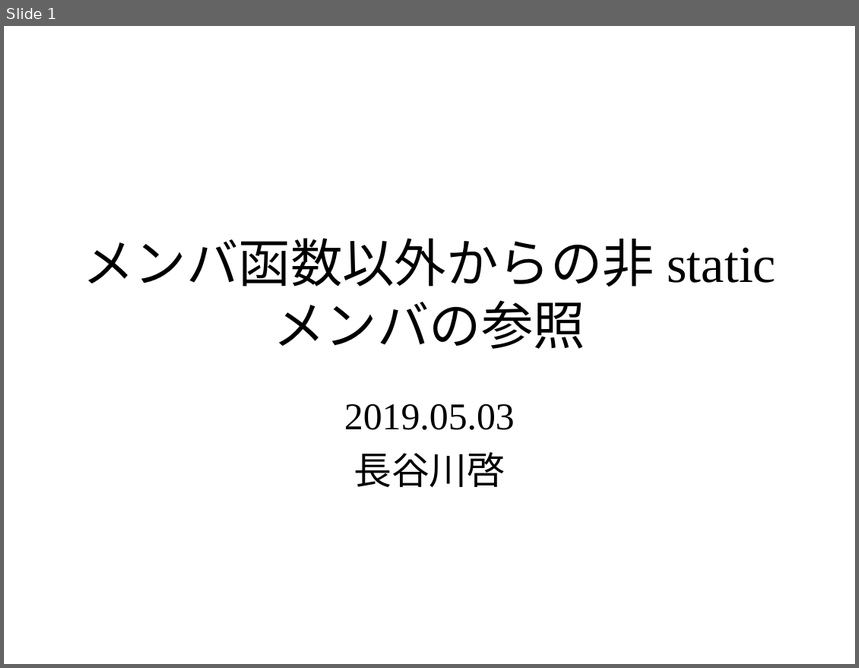
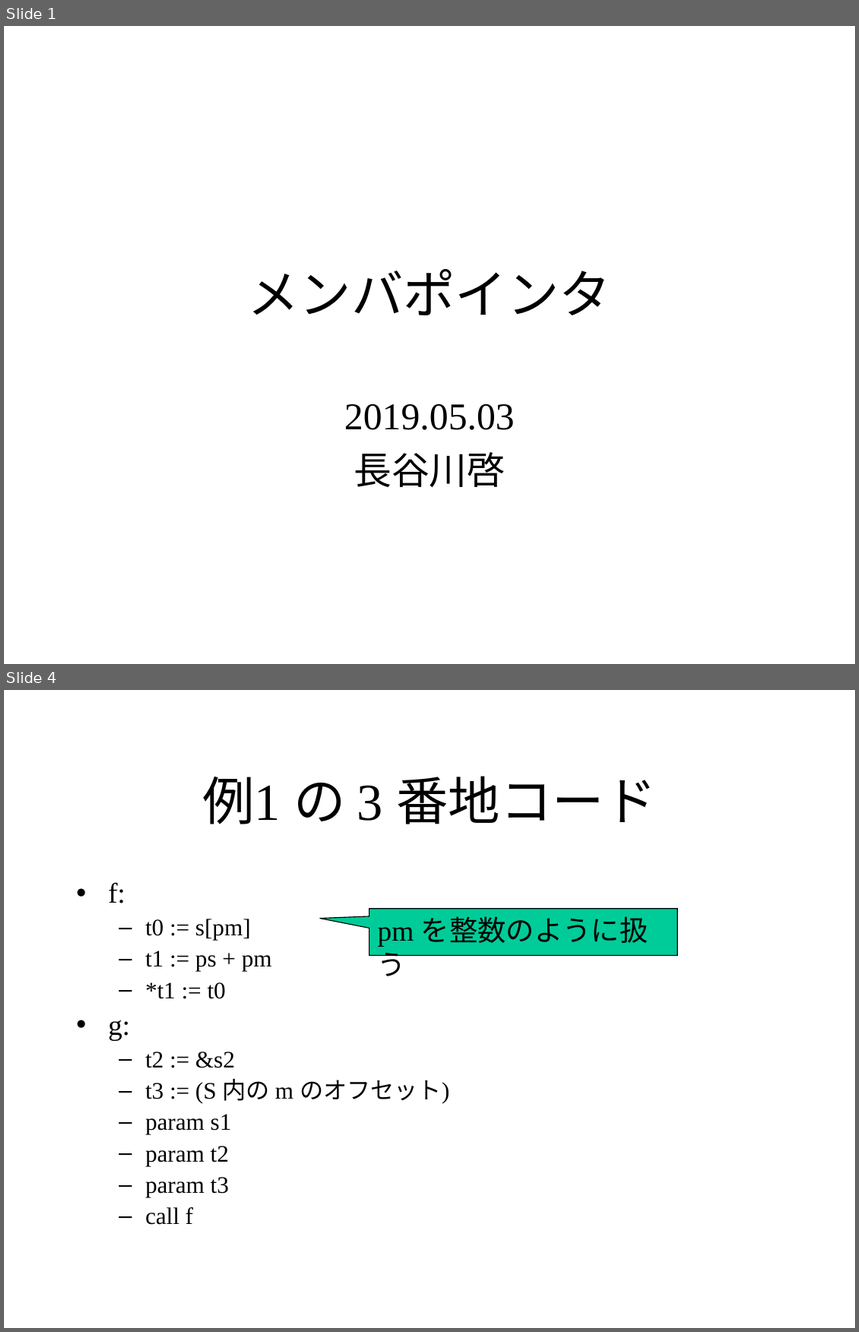
Before and after one commit to KeiHasegawa/cxx_doc, a slide deck: 07_member_pointer.ppt. Shown one above the other, each under a label of ours: slide 1 before the commit, slides 1 and 4 after it; the slides between them are not shown. The pictures are 859x668 and 859x1332 pixels, drawn with LibreOffice and Linux fonts; fonts in the diff are those of the drawing. Boxes give left, top, right and bottom in pixels: in the first picture for what was removed or moved away, otherwise in the second. Text is boxed around its words. In the diff, an @@ line names an element or a change of style, - is before the commit and + after.

```diff
--- a/07_member_pointer.ppt
+++ b/07_member_pointer.ppt
@@ slide 4 added at (x1=4, y1=690, x2=855, y2=1328), background #FFFFFF @@
@@ title added at (x1=202, y1=776, x2=656, y2=825), 44 pt, text #000000 @@
+例1 の 3 番地コード
@@ text added at (x1=108, y1=882, x2=449, y2=1225), 20 pt, text #000000 @@
+• f:
+  – t0 := s[pm]
+  – t1 := ps + pm
+  – *t1 := t0
+• g:
+  – t2 := &s2
+  – t3 := (S 内の m のオフセット)
+  – param s1
+  – param t2
+  – param t3
+  – call f
@@ speech box added at (x1=369, y1=909, x2=677, y2=955), fill #00CC99, outline #000000 0.74 pt, 24 pt, text #000000 @@
+pm を整数のように扱う
@@ slide 1 changed as well @@
@@ title at (x1=247, y1=269, x2=611, y2=316): text changed @@
-メンバ函数以外からの非 static メンバの参照
+メンバポインタ
```
Also in this commit, not shown: 1 other slide changed, 3 other slides added, 2 slides removed, 1 other file.
